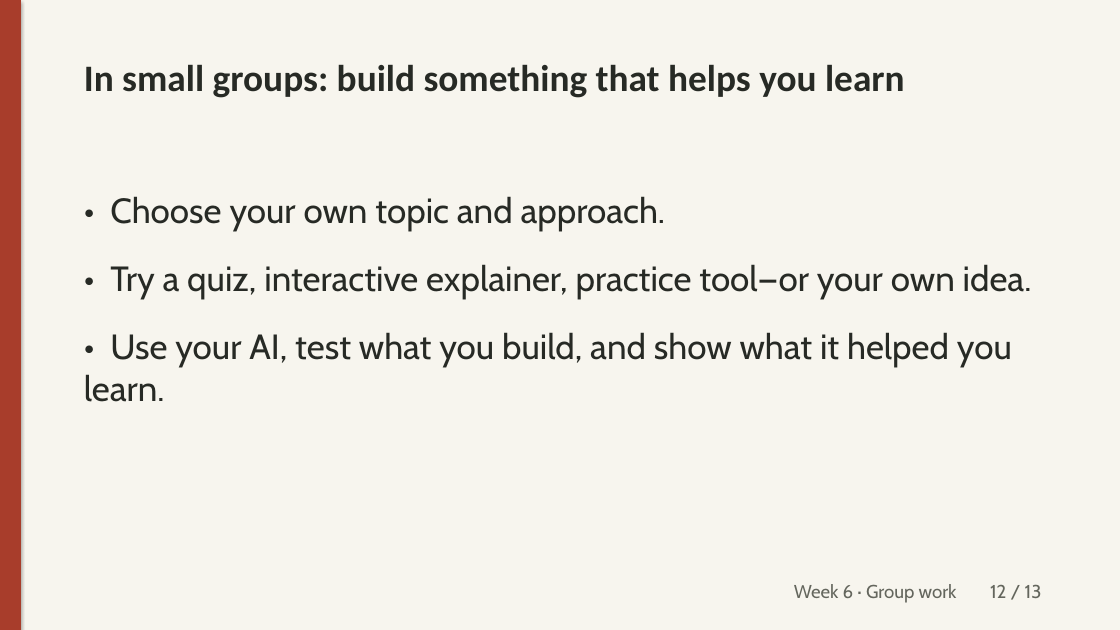
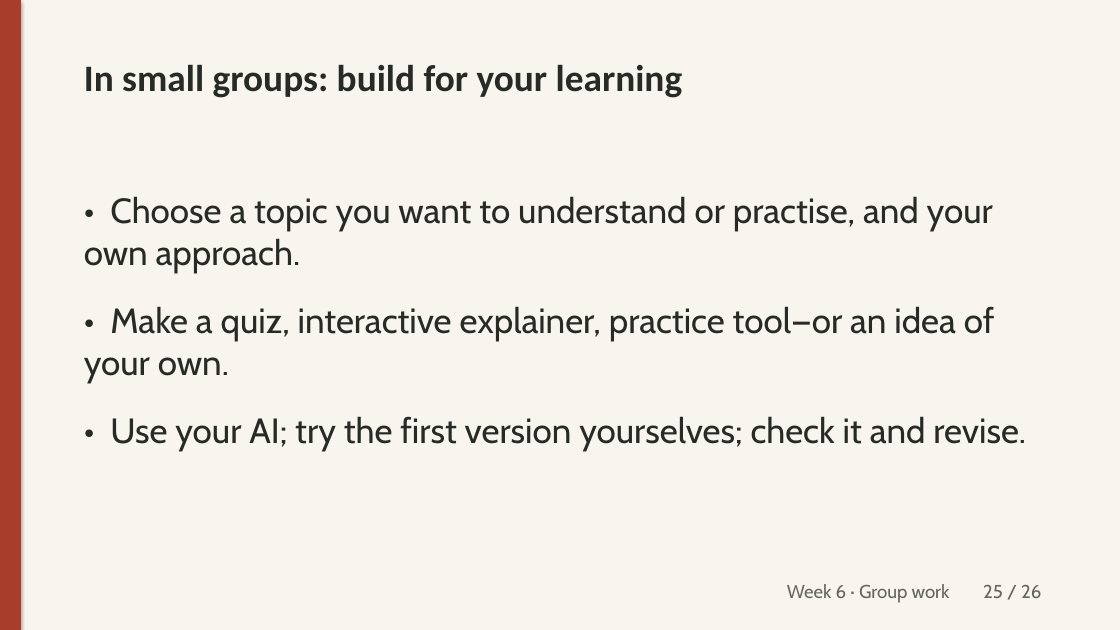
Before and after one commit to unforcedagi/learn-vibe-build-deck, a slide deck: slide 25 of lessons/week-6/_src/week6-lecture.pptx (slide 12 before the commit). Drawn at 1120x630 pixels with LibreOffice and Linux fonts; fonts in the diff are those of the drawing. Boxes give left, top, right and bottom in pixels: in the first picture for what was removed or moved away, otherwise in the second. Text is boxed around its words. In the diff, an @@ line names an element or a change of style, - is before the commit and + after.

Commit message:
Restore substantive Week 6 teaching from recent student gaps; definitions and examples before one demo (#11)

```diff
--- a/lessons/week-6/_src/week6-lecture.pptx
+++ b/lessons/week-6/_src/week6-lecture.pptx
@@ text at bbox=[84, 64, 683, 98]: text changed @@
-In small groups: build something that helps you learn
+In small groups: build for your learning
@@ text at bbox=[84, 196, 1026, 451]: text changed @@
-• Choose your own topic and approach.
-• Try a quiz, interactive explainer, practice tool—or your own idea.
-• Use your AI, test what you build, and show what it helped you learn.
+• Choose a topic you want to understand or practise, and your own approach.
+• Make a quiz, interactive explainer, practice tool—or an idea of your own.
+• Use your AI; try the first version yourselves; check it and revise.
@@ text at bbox=[787, 584, 1041, 603]: text changed @@
-Week 6 · Group work 12 / 13
+Week 6 · Group work 25 / 26
```
Also in this commit, not shown: 10 other slides changed, 15 slides added, 2 slides removed, 8 other files.
